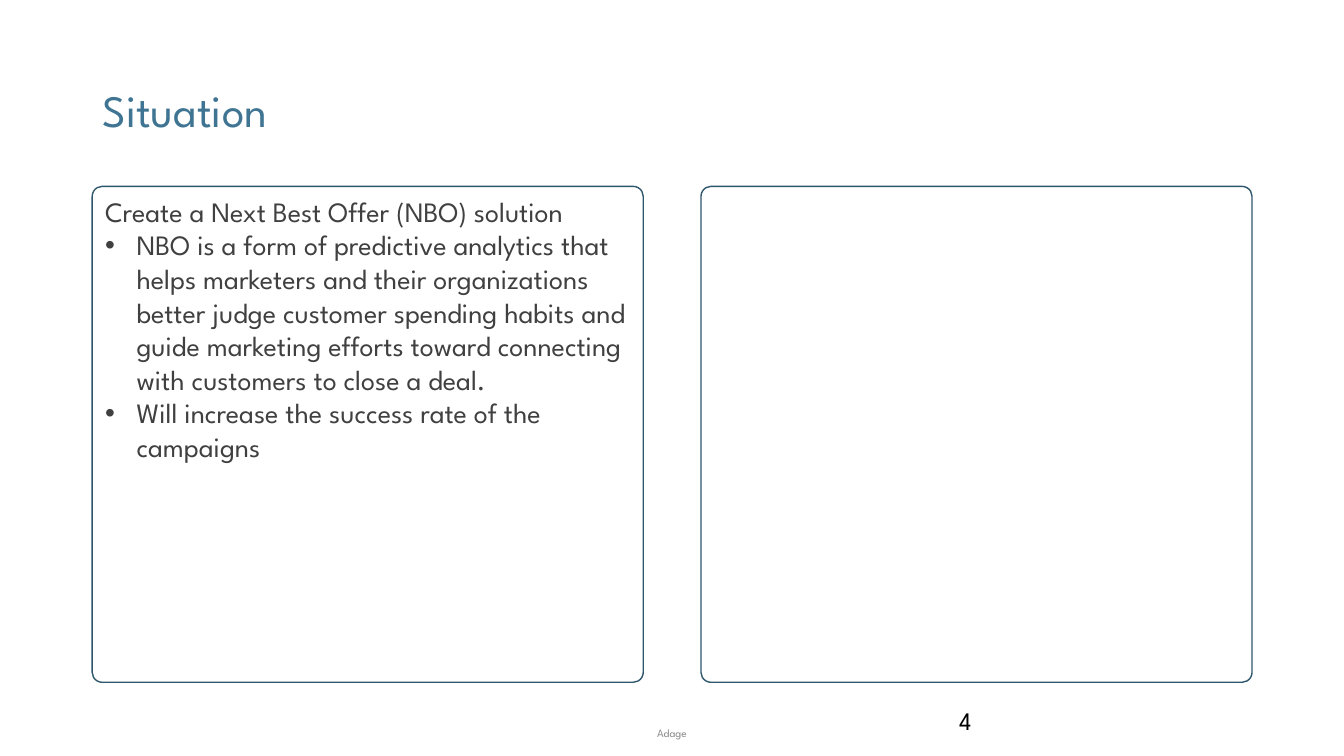
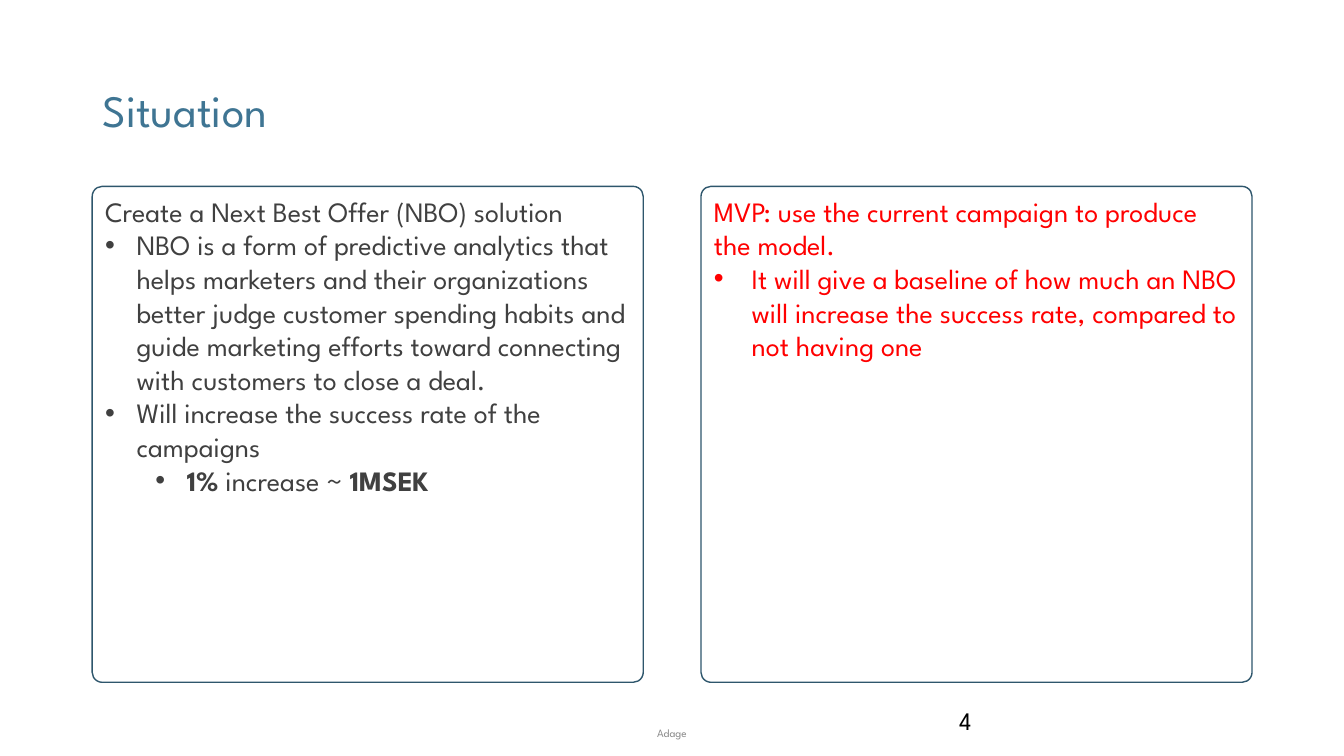
Before and after one commit to mnikolop/case1-bank, a slide deck: slide 4 of presentations/Deliverable.pptx. Drawn at 1344x756 pixels with LibreOffice and Linux fonts; fonts in the diff are those of the drawing; background and template pictures are left out. Boxes give left, top, right and bottom in pixels: in the first picture for what was removed or moved away, otherwise in the second. Text is boxed around its words. In the diff, an @@ line names an element or a change of style, - is before the commit and + after.

Commit message:
model graphs

```diff
--- a/presentations/Deliverable.pptx
+++ b/presentations/Deliverable.pptx
@@ text in rounded rectangle at (x1=714, y1=202, x2=1236, y2=362): text added @@
+MVP: use the current campaign to produce the model.
+• It will give a baseline of how much an NBO will increase the success rate, compared to not having one
@@ text in rounded rectangle at (x1=187, y1=472, x2=429, y2=492): paragraph added @@
+  • 1% increase ~ 1MSEK
```
Also in this commit, not shown: 1 other slide changed, 6 slides added, 4 slides removed, 10 other files.
